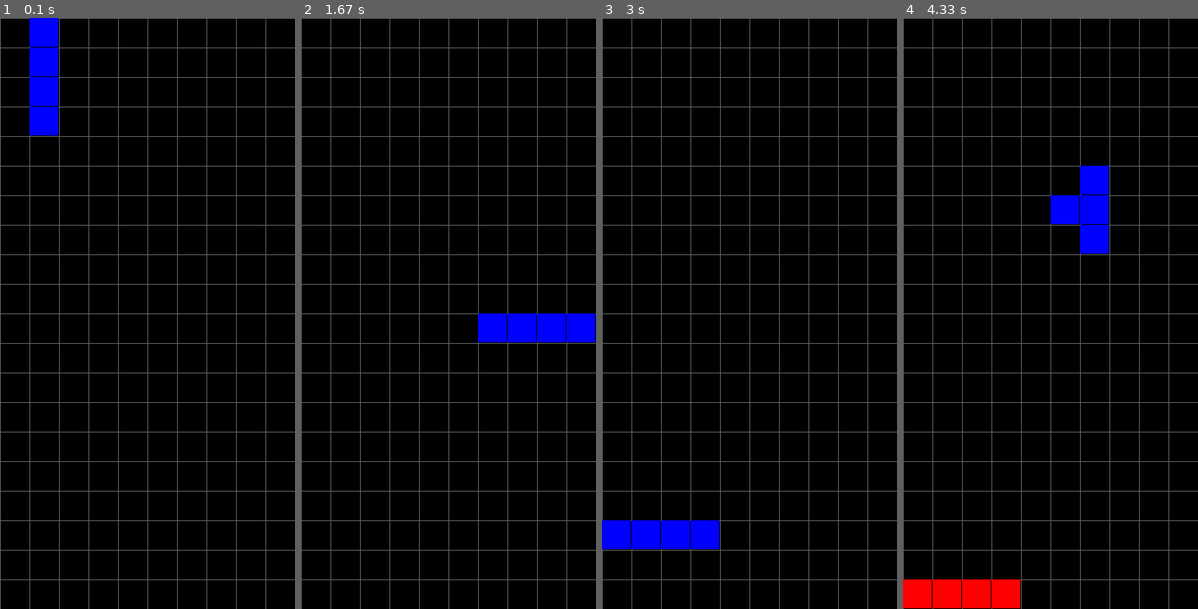
Above: before the commit, frames 1-4 (left to right).
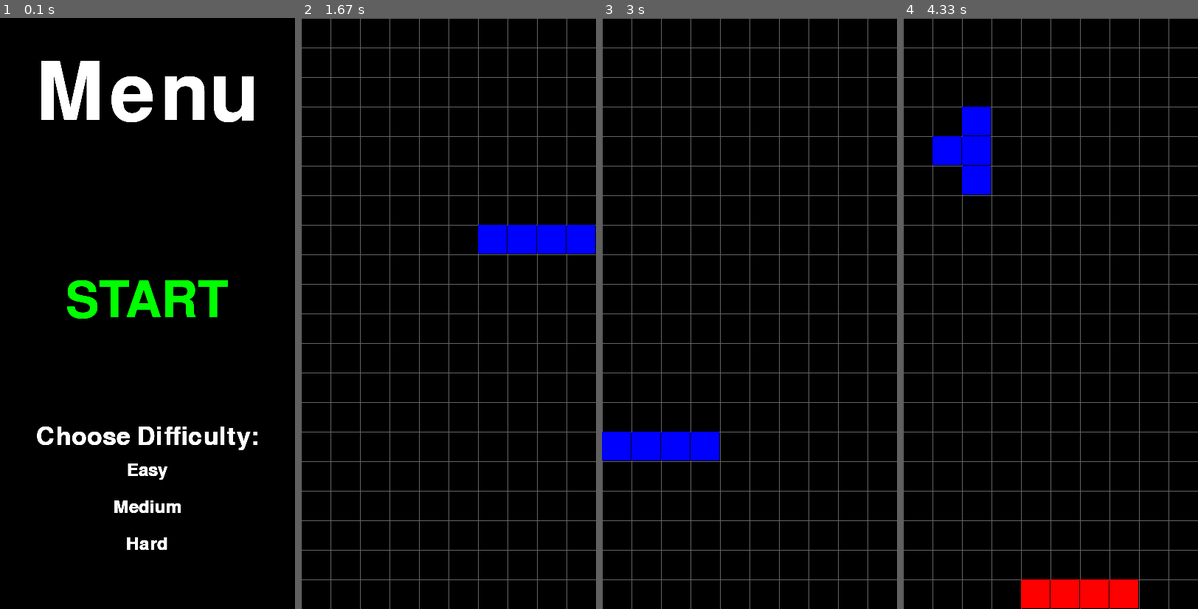
Above: after the commit, the same moments.

Repository: MrGio7/Tetris-pygame
Game: pygame game, started from main.py
Same seed, same stepped clock (60 frames per second), same inputs: the game is played once before the commit and once after it.
Inputs (mouse positions are in pixels of both pictures, inside the frame that each line leads up to):
- Up to frame 1 (0.1 s): no input
- Up to frame 2 (1.67 s): press the mouse at (436, 337) at 0.37 s; move the mouse to (489, 319) at 0.47 s; release the mouse at (542, 295) at 0.6 s; hold Right 0.67-1.13 s; move the mouse to (377, 289) at 0.7 s; hold Up 1.17-1.47 s; hold Right from 1.5 s (still down)
- Up to frame 3 (3 s): release Right at 1.97 s; hold Left 2-2.53 s; hold Left 2.57-2.97 s
- Up to frame 4 (4.33 s): hold Right 3.4-4.03 s; hold Left from 4.07 s (still down)

The runs differ from the first frame. In frame 1, 13% of the frame differs, in the area x 0-100%, y 0-100%; in frame 2, 3.8%; in frame 3, 3.8%; in frame 4, 7.6%.

Commit message:
added start game button

Diff:
--- a/main.py
+++ b/main.py
@@ -1,9 +1,11 @@
 import pygame
 from blocks import Blocks
+from menu import Menu
 
 pygame.init()
 
 blocks = Blocks()
+menu = Menu()
 
 clock = pygame.time.Clock()
 loop = True
@@ -15,10 +17,19 @@
 
     pygame.display.set_caption("Tetris By MrGio7")
 
-    blocks.draw_grid()
-    blocks.draw_bg()
-    blocks.block_drop()
-    blocks.block_draw()
-    blocks.line_pop()
+    if menu.state == "Menu":
+        menu.text("Menu", 160, menu.WHITE, 50)
+        menu.text("START", 100, menu.GREEN, 350)
+        menu.click("Game")
+        menu.text("Choose Difficulty:", 50, menu.WHITE, 550)
+        menu.text("Easy", 35, menu.WHITE, 600)
+        menu.text("Medium", 35, menu.WHITE, 650)
+        menu.text("Hard", 35, menu.WHITE, 700)
+    elif menu.state == "Game":
+        blocks.draw_grid()
+        blocks.draw_bg()
+        blocks.block_drop()
+        blocks.block_draw()
+        blocks.line_pop()
 
     pygame.display.flip()
--- /dev/null
+++ b/menu.py
@@ -0,0 +1,23 @@
+import pygame
+from window import Window
+
+class Menu(Window):
+    def __init__(self):
+        super().__init__()
+        self.pos = 0
+        self.txt_size = 0
+
+    def text(self, text, size, color, posy):
+        font = pygame.font.SysFont(None, size)
+        render = font.render(text, True, color, None)
+        self.txt_size = font.size(text)
+        self.pos = ((self.width - self.txt_size[0])/2, posy)
+
+        self.screen.blit(render, self.pos)
+
+    def click(self, state):
+        cl = pygame.mouse.get_pressed(num_buttons=3)
+        pos = pygame.mouse.get_pos()
+
+        if cl == (1, 0, 0) and pos[0] > self.pos[0] and pos[0] < (self.pos[0] + self.txt_size[0]) and pos[1] > self.pos[1] and pos[1] < (self.pos[1] + self.txt_size[1]):
+            self.state = state
--- a/window.py
+++ b/window.py
@@ -18,6 +18,7 @@
         self.BLACK = (0, 0, 0)
         self.GREY = (100, 100, 100)
         self.screen = pygame.display.set_mode((self.width, self.height))
+        self.state = "Menu"
 
     def draw_bg(self):
         if len(self.bg) > 0:
